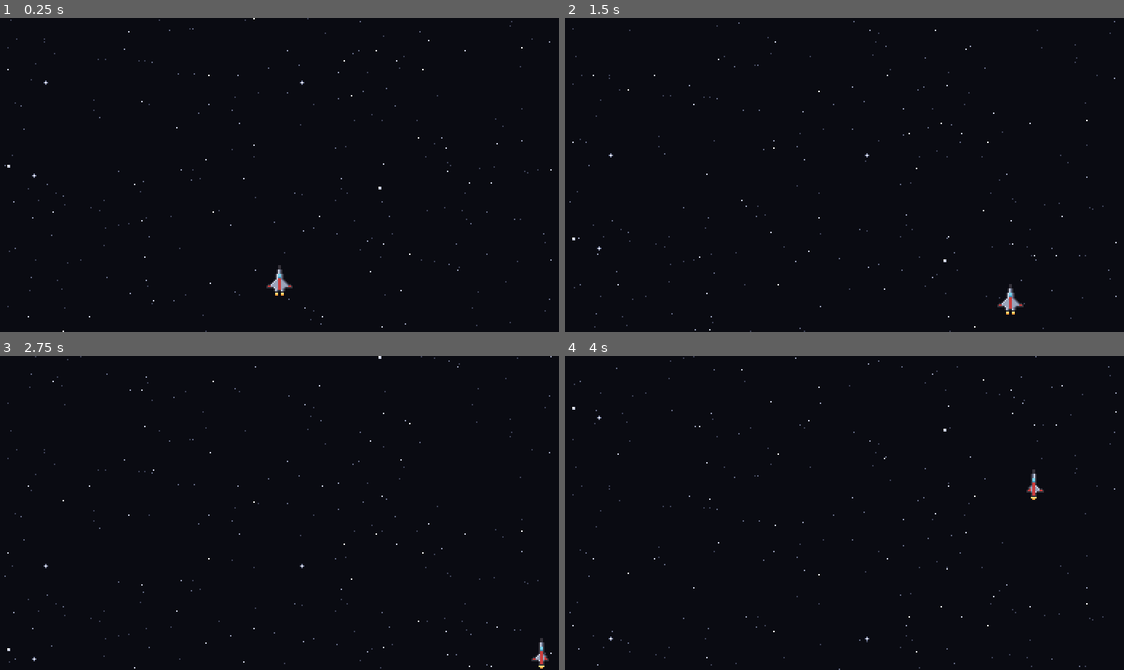
Above: before the commit, frames 1-4 (two rows, left to right).
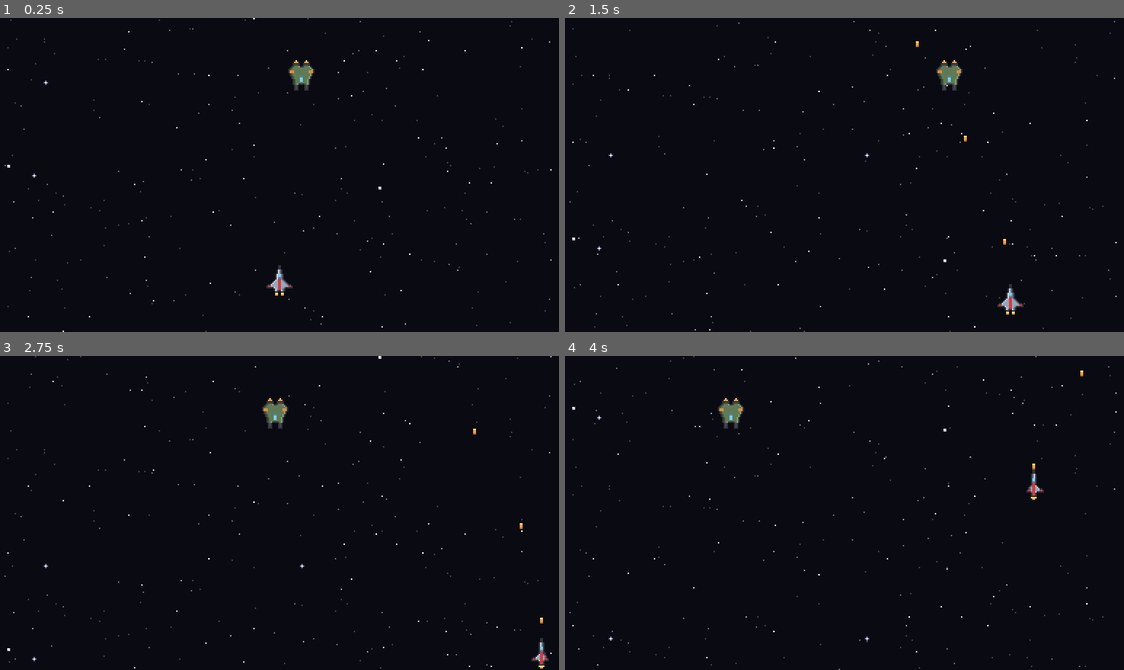
Above: after the commit, the same moments.

Repository: jonathanlambertt/space-shooter
Game: Godot game, scene res://scenes/game.tscn
The game is run twice, just before and just after one commit, with the same random seed, the same clock (stepped at 60 frames per second) and the same inputs.
Inputs:
- Up to frame 1 (0.25 s): no input
- Up to frame 2 (1.5 s): hold Right (ui_right) 0.53-1.28 s; hold Space (shoot, bound only after the commit) 0.53-1.28 s; hold Down (ui_down) from 1.28 s (still down); tap Space (shoot, bound only after the commit) at 1.35 s
- Up to frame 3 (2.75 s): release Down (ui_down) at 2.03 s; hold Right (ui_right) from 2.03 s (still down); hold Space (shoot, bound only after the commit) from 2.03 s (still down)
- Up to frame 4 (4 s): release Right (ui_right) at 2.78 s; release Space (shoot, bound only after the commit) at 2.78 s; hold Up (ui_up) 2.78-3.53 s; tap Space (shoot, bound only after the commit) at 2.85 s; hold Left (ui_left) from 3.53 s (still down); hold Space (shoot, bound only after the commit) from 3.53 s (still down)

The runs differ from the first frame. In frame 1, 0.3% of the frame differs, in the area x 51-57%, y 13-24%; in frame 2, 0.3%, in the area x 62-79%, y 7-73%; in frame 3, 0.3%; in frame 4, 0.3%.

Commit message:
add many things: bullet, enemy, collision detection

Diff:
--- a/project.godot
+++ b/project.godot
@@ -20,9 +20,23 @@
 window/size/viewport_width=384
 window/size/viewport_height=216
 window/size/resizable=false
-window/size/window_width_override=1920
-window/size/window_height_override=1080
+window/size/window_width_override=1536
+window/size/window_height_override=864
 window/stretch/mode="viewport"
+
+[input]
+
+shoot={
+"deadzone": 0.2,
+"events": [Object(InputEventKey,"resource_local_to_scene":false,"resource_name":"","device":-1,"window_id":0,"alt_pressed":false,"shift_pressed":false,"ctrl_pressed":false,"meta_pressed":false,"pressed":false,"keycode":0,"physical_keycode":32,"key_label":0,"unicode":32,"location":0,"echo":false,"script":null)
+]
+}
+
+[layer_names]
+
+2d_physics/layer_1="Player"
+2d_physics/layer_2="Bullets"
+2d_physics/layer_3="Enemies"
 
 [physics]
 
--- /dev/null
+++ b/scenes/bullet.tscn
@@ -0,0 +1,21 @@
+[gd_scene format=3 uid="uid://bgxeqt17d6h47"]
+
+[ext_resource type="Script" uid="uid://b4460n2has5x1" path="res://scripts/bullet.gd" id="1_y25gk"]
+[ext_resource type="Texture2D" uid="uid://4rrgwnwqps2p" path="res://assets/spritesheet.png" id="2_l5glv"]
+
+[sub_resource type="RectangleShape2D" id="RectangleShape2D_wccwa"]
+size = Vector2(2, 4)
+
+[node name="Bullet" type="Area2D" unique_id=1471786822]
+collision_layer = 2
+collision_mask = 4
+script = ExtResource("1_y25gk")
+
+[node name="Sprite2D" type="Sprite2D" parent="." unique_id=821806488]
+texture = ExtResource("2_l5glv")
+hframes = 8
+vframes = 4
+frame = 25
+
+[node name="CollisionShape2D" type="CollisionShape2D" parent="." unique_id=2094666674]
+shape = SubResource("RectangleShape2D_wccwa")
--- /dev/null
+++ b/scenes/enemy.tscn
@@ -0,0 +1,24 @@
+[gd_scene format=3 uid="uid://cp4yhuaynrc7v"]
+
+[ext_resource type="Texture2D" uid="uid://4rrgwnwqps2p" path="res://assets/spritesheet.png" id="1_7p1mj"]
+[ext_resource type="Script" uid="uid://bm3kkk4af1d57" path="res://scripts/enemy.gd" id="1_md0e3"]
+
+[sub_resource type="RectangleShape2D" id="RectangleShape2D_wccwa"]
+size = Vector2(13, 20)
+
+[node name="Enemy" type="Area2D" unique_id=1559925770]
+collision_layer = 4
+collision_mask = 2
+script = ExtResource("1_md0e3")
+
+[node name="Sprite2D" type="Sprite2D" parent="." unique_id=305512657]
+rotation = 3.1415927
+texture = ExtResource("1_7p1mj")
+hframes = 8
+vframes = 4
+frame = 4
+
+[node name="CollisionShape2D" type="CollisionShape2D" parent="." unique_id=1668322984]
+shape = SubResource("RectangleShape2D_wccwa")
+
+[connection signal="area_entered" from="." to="." method="_on_area_entered"]
--- a/scenes/game.tscn
+++ b/scenes/game.tscn
@@ -4,6 +4,7 @@
 [ext_resource type="Texture2D" uid="uid://dl0nhv5lkxn5w" path="res://assets/backgrounds/starfield_near_384x216.png" id="2_iywne"]
 [ext_resource type="Script" uid="uid://c4e6stn74v70y" path="res://scripts/player.gd" id="4_iywne"]
 [ext_resource type="PackedScene" uid="uid://dyujc20bqiv7r" path="res://scenes/player.tscn" id="4_lbhrr"]
+[ext_resource type="PackedScene" uid="uid://cp4yhuaynrc7v" path="res://scenes/enemy.tscn" id="5_iywne"]
 
 [node name="Game" type="Node2D" unique_id=78172850]
 
@@ -28,3 +29,6 @@
 [node name="Player" parent="." unique_id=1173701108 instance=ExtResource("4_lbhrr")]
 position = Vector2(192, 180)
 script = ExtResource("4_iywne")
+
+[node name="Enemy" parent="." unique_id=1559925770 instance=ExtResource("5_iywne")]
+position = Vector2(192, 40)
--- a/scenes/player.tscn
+++ b/scenes/player.tscn
@@ -1,6 +1,6 @@
 [gd_scene format=3 uid="uid://dyujc20bqiv7r"]
 
-[ext_resource type="Texture2D" uid="uid://4rrgwnwqps2p" path="res://assets/shooter_sheet.png" id="1_3vyb7"]
+[ext_resource type="Texture2D" uid="uid://4rrgwnwqps2p" path="res://assets/spritesheet.png" id="1_3vyb7"]
 
 [sub_resource type="RectangleShape2D" id="RectangleShape2D_3poc4"]
 size = Vector2(9, 16)
--- /dev/null
+++ b/scripts/bullet.gd
@@ -0,0 +1,10 @@
+extends Area2D
+
+var speed: float = 300.0
+
+func _physics_process(delta: float) -> void:
+	position.y -= speed * delta
+
+	# Remove when off screen
+	if position.y < -20:
+		queue_free()
--- /dev/null
+++ b/scripts/enemy.gd
@@ -0,0 +1,28 @@
+extends Area2D
+
+@export var strafe_speed: float = 60.0
+@export var strafe_distance: float = 80.0
+
+var start_x: float = 0.0
+var direction: float = 1.0
+
+func _ready() -> void:
+	start_x = position.x
+
+func _physics_process(delta: float) -> void:
+	# Strafe left and right
+	position.x += strafe_speed * direction * delta
+
+	# Reverse direction when reaching strafe limits
+	if position.x > start_x + strafe_distance:
+		direction = -1.0
+	elif position.x < start_x - strafe_distance:
+		direction = 1.0
+
+	# Remove if somehow off screen
+	if position.y > 240:
+		queue_free()
+
+
+func _on_area_entered(area: Area2D) -> void:
+	pass
--- a/scripts/player.gd
+++ b/scripts/player.gd
@@ -1,8 +1,10 @@
 extends CharacterBody2D
 
+# Ship movement
 @export var speed: float = 150.0
 @export var acceleration: float = 600.0
 @export var deceleration: float = 500.0
+@export var fire_rate: float = 0.2
 
 # Screen boundaries (based on 384x216 viewport)
 var margin: float = 12.0
@@ -11,9 +13,11 @@
 var min_y: float = 0.0
 var max_y: float = 216.0
 
+var fire_timer: float = 0.0
+
 @onready var ship_sprite: Sprite2D = $ShipSprite
+var bullet_scene: PackedScene = preload("res://scenes/bullet.tscn")
 
-# Change these to match whichever frames are correct on your sheet
 @export var frame_idle: int = 18
 @export var frame_lean_left: int = 16
 @export var frame_lean_right: int = 20
@@ -43,8 +47,19 @@
 	position.x = clamp(position.x, min_x + margin, max_x - margin)
 	position.y = clamp(position.y, min_y + margin, max_y - margin)
 
+	# Shooting
+	fire_timer -= delta
+	if Input.is_action_pressed("shoot") and fire_timer <= 0:
+		shoot()
+		fire_timer = fire_rate
+
 	# Animation handling
 	update_animation()
+
+func shoot() -> void:
+	var bullet = bullet_scene.instantiate()
+	bullet.position = Vector2(position.x, position.y - 12)
+	get_parent().add_child(bullet)
 
 func update_animation() -> void:
 	if Input.is_action_pressed("ui_left"):
Renamed: assets/shooter_sheet.png -> assets/spritesheet.png
Not shown, changed: assets/spritesheet.png.import
Not shown, added: scripts/bullet.gd.uid
Not shown, added: scripts/enemy.gd.uid
